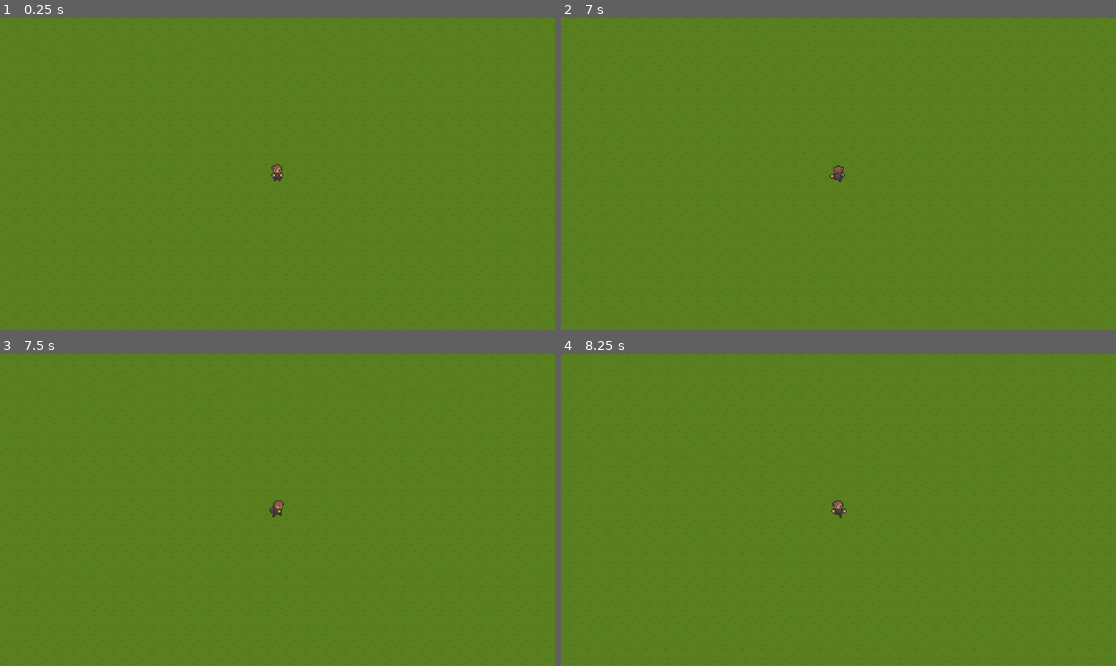
Above: before the commit, frames 1-4 (two rows, left to right).
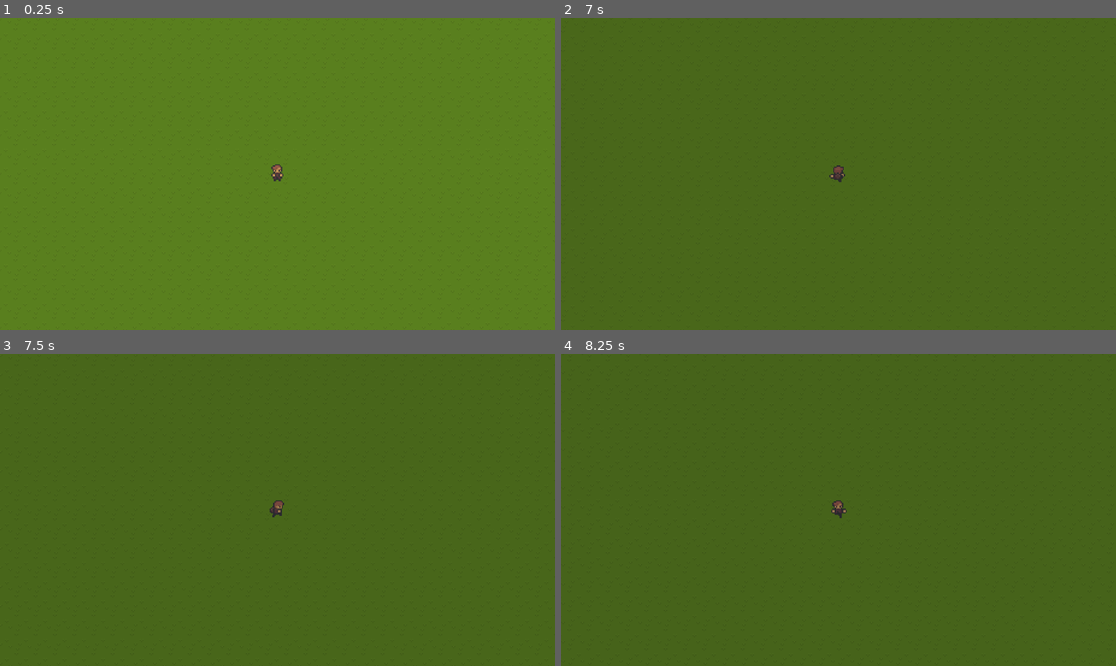
Above: after the commit, the same moments.

Repository: AlexFlasch/survivor-farm
Game: Godot game, scene res://scenes/levels/World.tscn
Two runs of this game, one before a commit and one after it. Both use one fixed random seed, a clock stepped at 60 frames per second and the inputs below.
Inputs:
- Up to frame 1 (0.25 s): no input
- Up to frame 2 (7 s): tap Enter at 0.5, 2, 5 s; hold D (move_right) 0.53-1.28 s; tap Space at 1.25, 2.75, 5.75 s; hold S (move_down) 1.28-2.03 s; hold D (move_right) 2.03-2.78 s; hold W (move_up) 2.78-3.53 s; hold A (move_left) 3.53-5.03 s; hold S (move_down) 5.03-5.78 s; hold D (move_right) 5.78-6.53 s; hold W (move_up) from 6.53 s (still down)
- Up to frame 3 (7.5 s): release W (move_up) at 7.28 s; hold D (move_right) from 7.28 s (still down)
- Up to frame 4 (8.25 s): release D (move_right) at 8.03 s; hold S (move_down) from 8.03 s (still down)

Frame 1 is identical in both runs. In frame 2, less than 0.1% of the frame differs, in the area x 48-51%, y 47-52%; in frame 3, 91%; in frame 4, 100%, in the area x 0-100%, y 0-100%.

Commit message:
feat: add day/night cycle management with color transitions

Diff:
--- a/resources/tilesets/FarmTileset.tres
+++ b/resources/tilesets/FarmTileset.tres
@@ -112,22 +112,17 @@
 8:5/0 = 0
 9:5/next_alternative_id = 4
 9:5/0 = 0
-9:5/0/terrain = 0
 10:5/next_alternative_id = 2
 10:5/0 = 0
-10:5/0/terrain = 0
 10:5/1 = 1
 11:5/next_alternative_id = 2
 11:5/0 = 0
-11:5/0/terrain = 0
 11:5/1 = 1
 12:5/next_alternative_id = 2
 12:5/0 = 0
-12:5/0/terrain = 0
 12:5/1 = 1
 13:5/next_alternative_id = 2
 13:5/0 = 0
-13:5/0/terrain = 0
 13:5/1 = 1
 14:5/0 = 0
 15:5/0 = 0
@@ -156,22 +151,17 @@
 8:6/0 = 0
 9:6/next_alternative_id = 2
 9:6/0 = 0
-9:6/0/terrain = 0
 10:6/next_alternative_id = 2
 10:6/0 = 0
-10:6/0/terrain = 0
 10:6/1 = 1
 11:6/next_alternative_id = 2
 11:6/0 = 0
-11:6/0/terrain = 0
 11:6/1 = 1
 12:6/next_alternative_id = 2
 12:6/0 = 0
-12:6/0/terrain = 0
 12:6/1 = 1
 13:6/next_alternative_id = 2
 13:6/0 = 0
-13:6/0/terrain = 0
 13:6/1 = 1
 14:6/0 = 0
 15:6/0 = 0
@@ -194,23 +184,18 @@
 8:7/0 = 0
 9:7/next_alternative_id = 2
 9:7/0 = 0
-9:7/0/terrain = 0
 9:7/1 = 1
 10:7/next_alternative_id = 2
 10:7/0 = 0
-10:7/0/terrain = 0
 10:7/1 = 1
 11:7/next_alternative_id = 2
 11:7/0 = 0
-11:7/0/terrain = 0
 11:7/1 = 1
 12:7/next_alternative_id = 2
 12:7/0 = 0
-12:7/0/terrain = 0
 12:7/1 = 1
 13:7/next_alternative_id = 2
 13:7/0 = 0
-13:7/0/terrain = 0
 13:7/1 = 1
 14:7/0 = 0
 15:7/0 = 0
@@ -239,23 +224,18 @@
 8:8/0 = 0
 9:8/next_alternative_id = 2
 9:8/0 = 0
-9:8/0/terrain = 0
 9:8/1 = 1
 10:8/next_alternative_id = 2
 10:8/0 = 0
-10:8/0/terrain = 0
 10:8/1 = 1
 11:8/next_alternative_id = 2
 11:8/0 = 0
-11:8/0/terrain = 0
 11:8/1 = 1
 12:8/next_alternative_id = 2
 12:8/0 = 0
-12:8/0/terrain = 0
 12:8/1 = 1
 13:8/next_alternative_id = 2
 13:8/0 = 0
-13:8/0/terrain = 0
 13:8/1 = 1
 14:8/0 = 0
 17:8/0 = 0
--- a/scenes/levels/World.tscn
+++ b/scenes/levels/World.tscn
@@ -1,7 +1,8 @@
-[gd_scene load_steps=3 format=4 uid="uid://dnuos85rsws6n"]
+[gd_scene load_steps=4 format=4 uid="uid://dnuos85rsws6n"]
 
 [ext_resource type="TileSet" uid="uid://bw74o4f1m48c5" path="res://resources/tilesets/FarmTileset.tres" id="1_v31nu"]
 [ext_resource type="PackedScene" uid="uid://byigjt33mk7ib" path="res://scenes/entities/Player/Player.tscn" id="2_sgwbd"]
+[ext_resource type="Script" uid="uid://xfp6xjuqjvec" path="res://scenes/levels/day_night_cycle.gd" id="3_efo0y"]
 
 [node name="World" type="Node2D"]
 
@@ -21,3 +22,6 @@
 
 [node name="Player" parent="." instance=ExtResource("2_sgwbd")]
 position = Vector2(572, 298)
+
+[node name="DayNightCycle" type="CanvasModulate" parent="."]
+script = ExtResource("3_efo0y")
--- /dev/null
+++ b/scenes/levels/day_night_cycle.gd
@@ -0,0 +1,34 @@
+extends CanvasModulate
+
+const DAY_COLOR := Color(1, 1, 1, 1) # Normal brightness
+const NIGHT_COLOR := Color(0.2, 0.2, 0.5, 1) # Darker, bluish tint
+
+var game_manager: Node = null
+
+func _ready() -> void:
+	game_manager = get_tree().root.get_node("GameManager")
+	# Connect signals from GameManager
+	game_manager.connect("time_of_day_changed", Callable(self, "_on_time_of_day_changed"))
+	game_manager.connect("cycle_progress_changed", Callable(self, "_on_cycle_progress_changed"))
+	# Immediately set initial time of day color
+	_set_time_of_day(game_manager.time_of_day)
+
+func _on_time_of_day_changed(new_time):
+	_set_time_of_day(new_time)
+
+func _on_cycle_progress_changed(progress: float):
+	_update_color(progress)
+
+func _set_time_of_day(time_of_day):
+	match time_of_day:
+		game_manager.TimeOfDay.DAY:
+			self.color = DAY_COLOR
+		game_manager.TimeOfDay.NIGHT:
+			self.color = NIGHT_COLOR
+
+func _update_color(progress: float):
+	var current_time = game_manager.time_of_day
+	if current_time == game_manager.TimeOfDay.DAY:
+		self.color = DAY_COLOR.lerp(NIGHT_COLOR, progress)
+	else:
+		self.color = NIGHT_COLOR.lerp(DAY_COLOR, progress)
Not shown, added: scenes/levels/day_night_cycle.gd.uid
